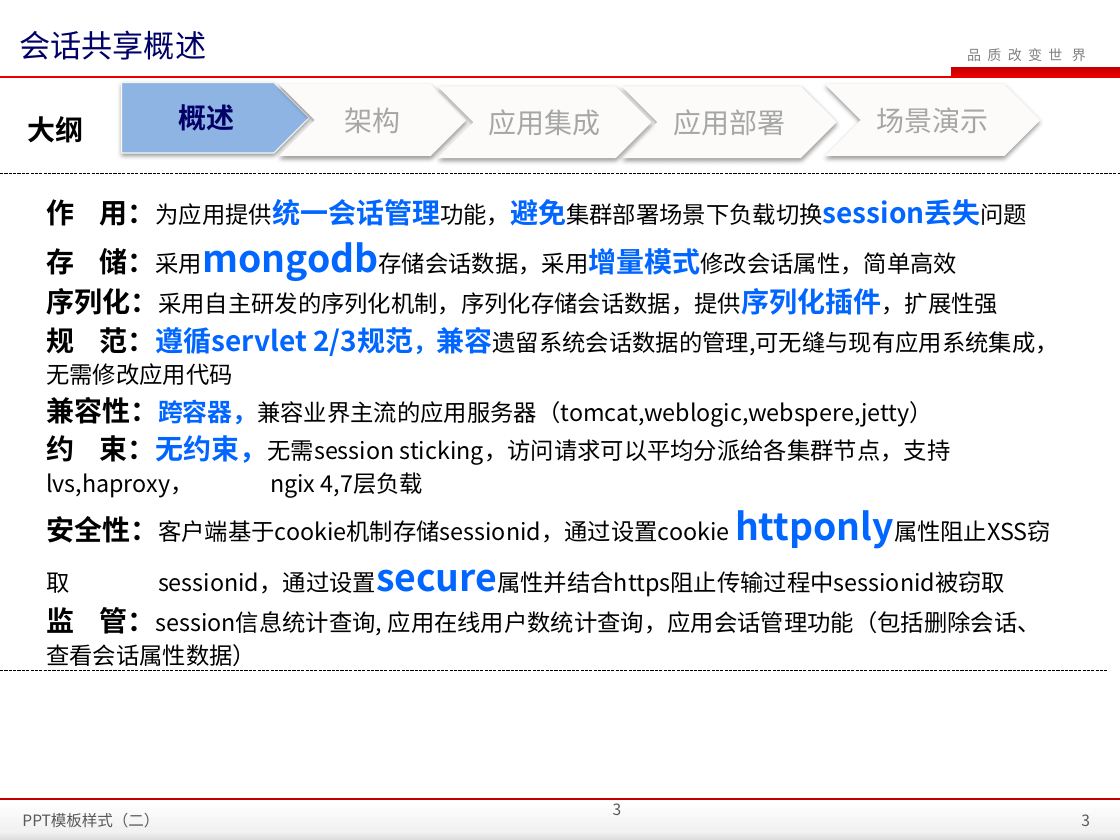
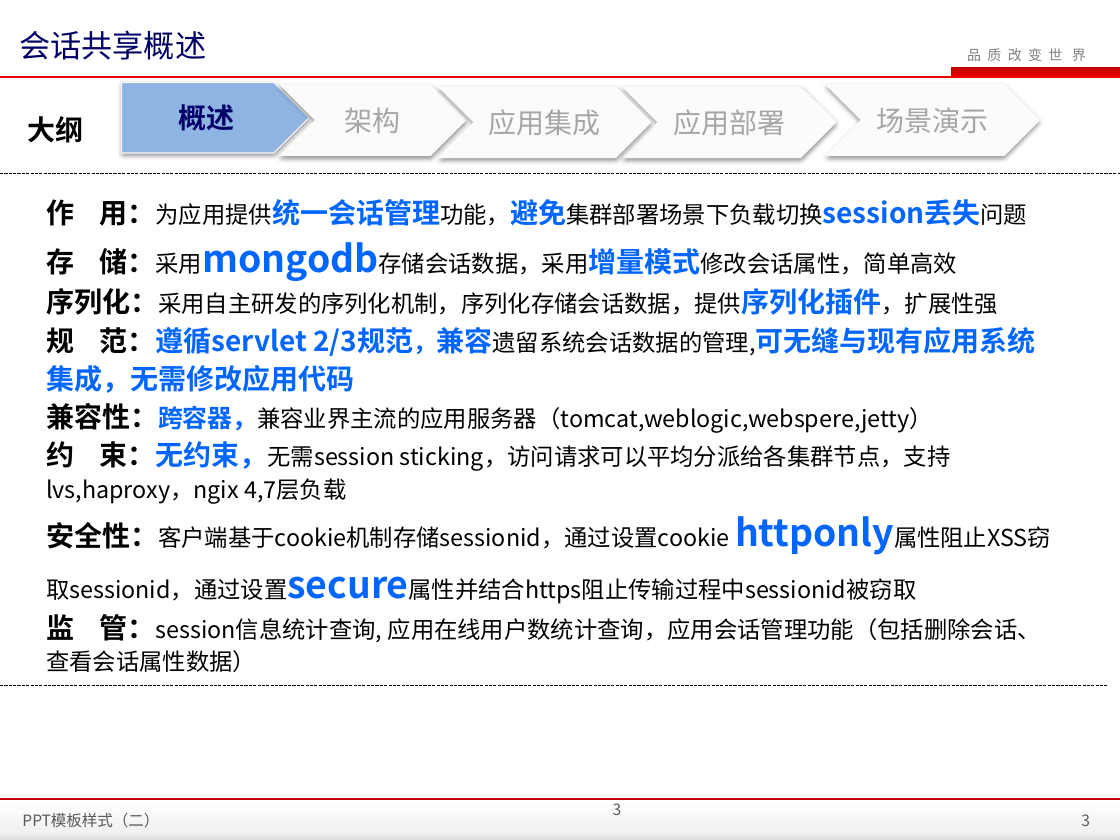
Before and after one commit to zhanght86/bboss-cms, a slide deck: slide 3 of 文档/SanyPDP平台会话共享介绍.pptx. Drawn at 1120x840 pixels with LibreOffice and Linux fonts; fonts in the diff are those of the drawing; background and template pictures are left out. Boxes give left, top, right and bottom in pixels: in the first picture for what was removed or moved away, otherwise in the second. Text is boxed around its words. In the diff, an @@ line names an element or a change of style, - is before the commit and + after.

Commit message:
完善会话共享文档

```diff
--- a/文档/SanyPDP平台会话共享介绍.pptx
+++ b/文档/SanyPDP平台会话共享介绍.pptx
@@ text at (46,327,1036,393): text changed; size 15 to 18 pt; text colour #000000 to #0066FF; bold on @@
-规 范：遵循servlet 2/3规范，兼容遗留系统会话数据的管理,可无缝与现有应用系统集成， 无需修改应用代码
+规 范：遵循servlet 2/3规范，兼容遗留系统会话数据的管理,可无缝与现有应用系统 集成，无需修改应用代码
@@ text at (46,441,951,601): spaces changed @@
-约 束：无约束，无需session sticking，访问请求可以平均分派给各集群节点，支持lvs,haproxy， ngix 4,7层负载
-安全性：客户端基于cookie机制存储sessionid，通过设置cookie httponly属性阻止XSS窃取 sessionid，通过设置secure属性并结合https阻止传输过程中sessionid被窃取
+约 束：无约束，无需session sticking，访问请求可以平均分派给各集群节点，支持 lvs,haproxy，ngix 4,7层负载
+安全性：客户端基于cookie机制存储sessionid，通过设置cookie httponly属性阻止XSS窃 取sessionid，通过设置secure属性并结合https阻止传输过程中sessionid被窃取
@@ line moved from (0, 670) - (1107, 670) to (0, 685) - (1107, 685) @@
```
Also in this commit, not shown: 2 other slides changed.
